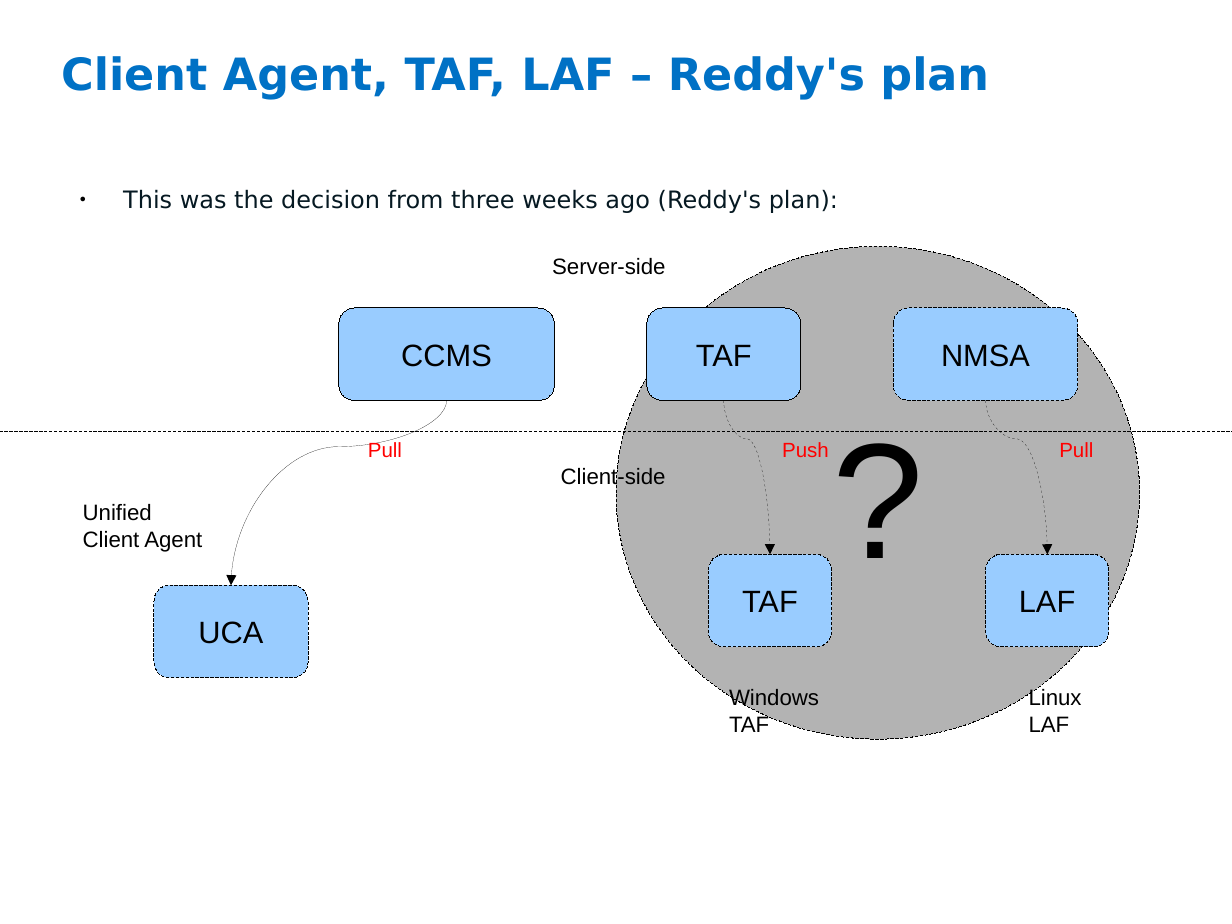
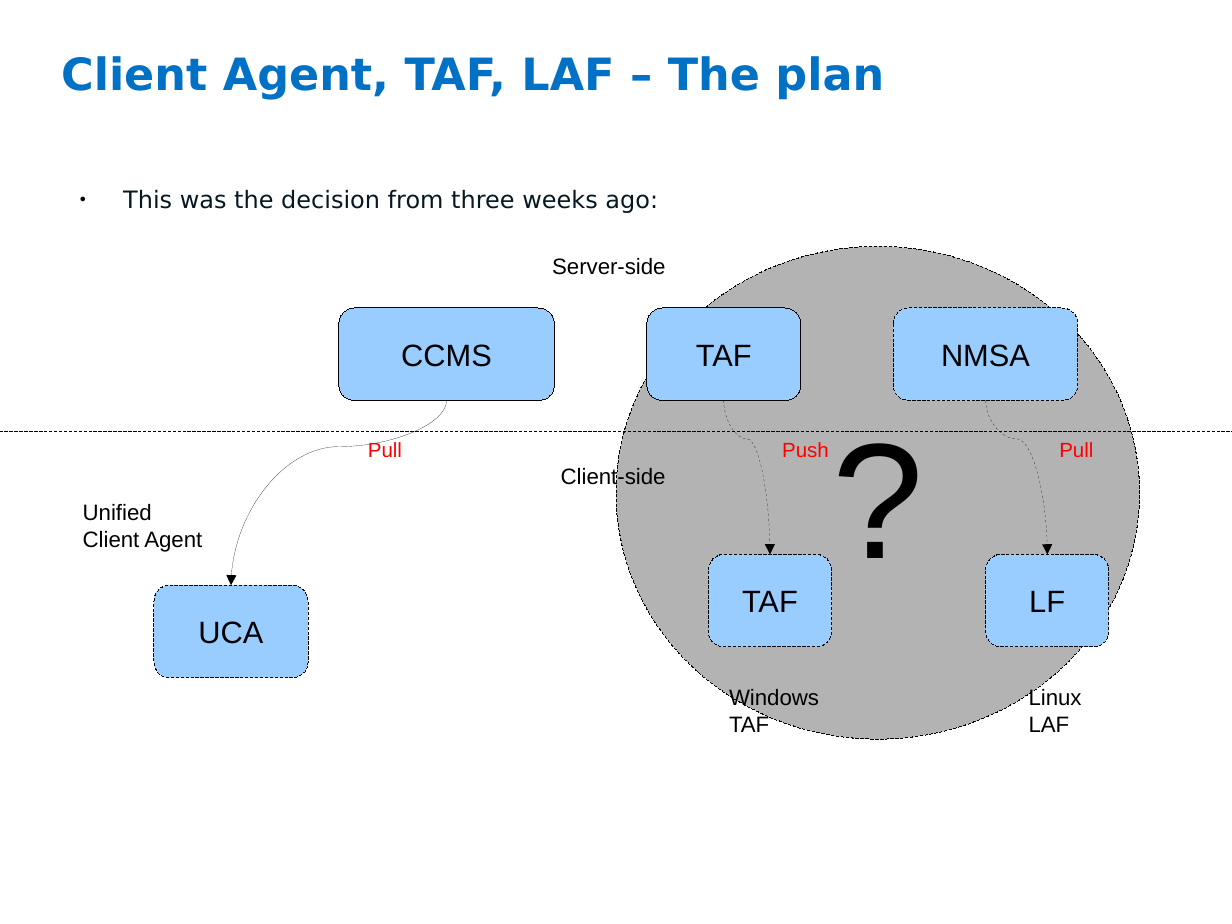
Before and after one commit to criswell/uca-gpl, a slide deck: slide 4 of docs/presentations/Unified_Codebase3.odp (slide 3 before the commit). Drawn at 1232x924 pixels with LibreOffice and Linux fonts; fonts in the diff are those of the drawing; background and template pictures are left out. Boxes give left, top, right and bottom in pixels: in the first picture for what was removed or moved away, otherwise in the second. Text is boxed around its words. In the diff, an @@ line names an element or a change of style, - is before the commit and + after.

Commit message:
update presentation

```diff
--- a/docs/presentations/Unified_Codebase3.odp
+++ b/docs/presentations/Unified_Codebase3.odp
@@ title at box(61, 56, 884, 100): text changed @@
-Client Agent, TAF, LAF – Reddy's plan
+Client Agent, TAF, LAF – The plan
@@ text at box(123, 189, 658, 213): text changed @@
-● This was the decision from three weeks ago (Reddy's plan):
+● This was the decision from three weeks ago:
@@ text in rounded rectangle at box(1029, 590, 1065, 612): text changed @@
-LAF
+LF
```
Also in this commit, not shown: 1 other slide changed, 1 slide added.
